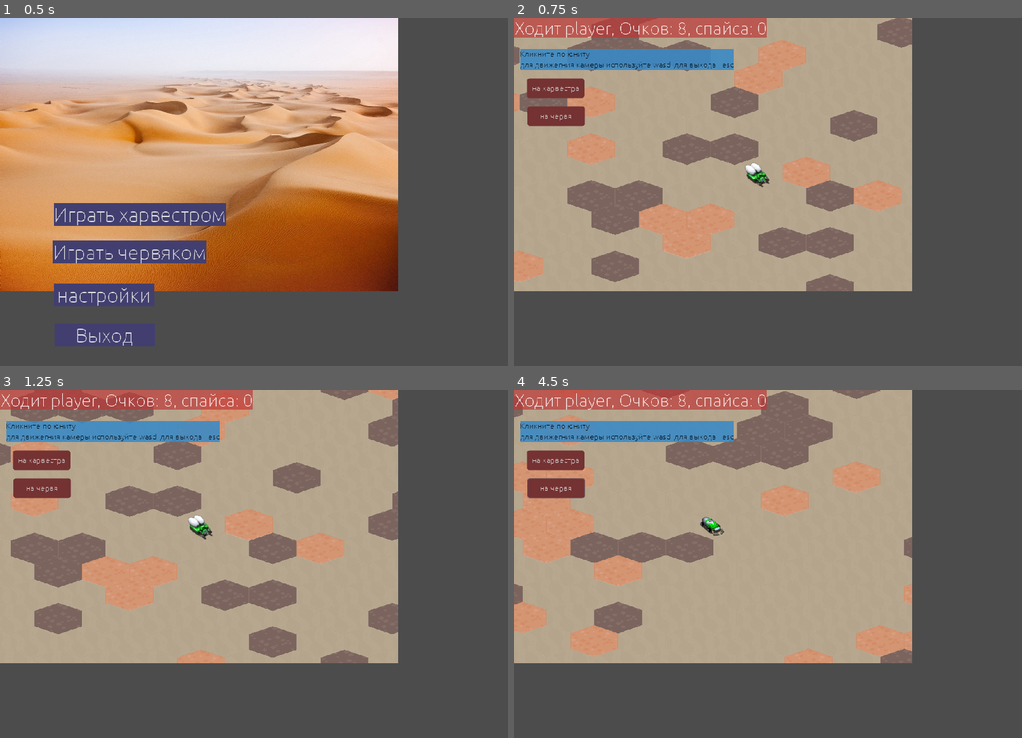
Above: before the commit, frames 1-4 (two rows, left to right).
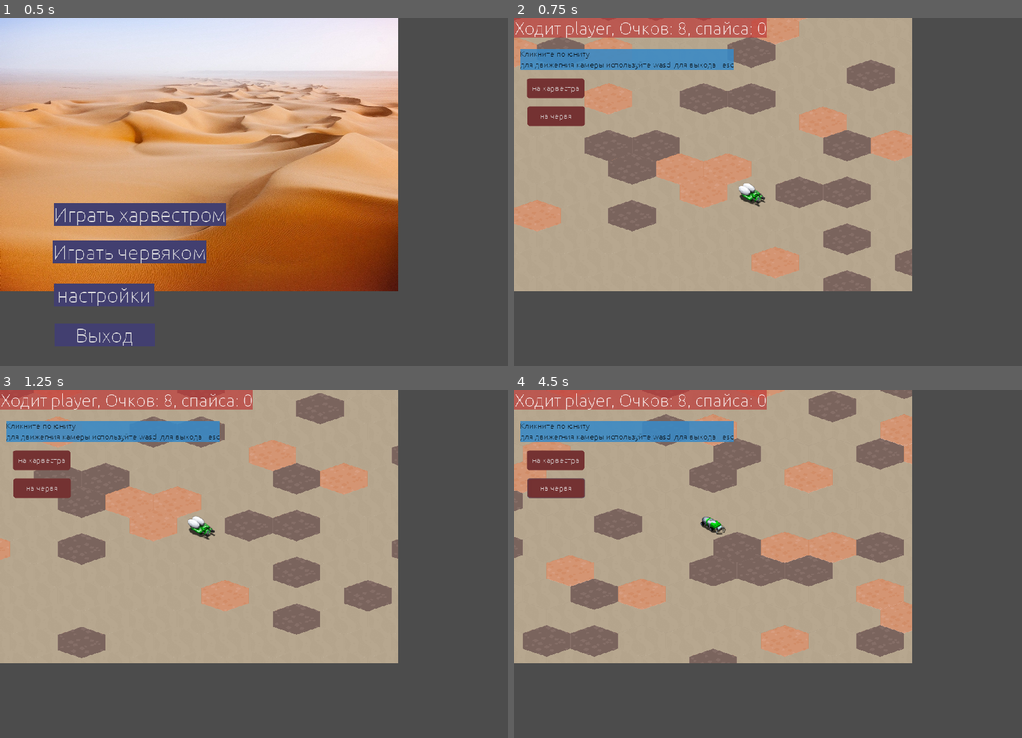
Above: after the commit, the same moments.

Repository: H360ru/araxxes
Game: Godot game, scene res://scenes/game.tscn
Two runs of this game, one before a commit and one after it. Both use one fixed random seed, a clock stepped at 60 frames per second and the inputs below.
Inputs (mouse positions are in pixels of both pictures, inside the frame that each line leads up to):
- Up to frame 1 (0.5 s): no input
- Up to frame 2 (0.75 s): click "Играть харвестром" at 0.5 s
- Up to frame 3 (1.25 s): no input
- Up to frame 4 (4.5 s): tap Enter at 1.25 s; move the mouse to (879, 546) at 1.27 s; hold Right 1.28-2 s; tap V at 1.35, 3.6, 4.35 s; click (879, 546) at 1.42 s; click "на харвестра" at 2 s; click "на червя" at 2.75 s; move the mouse to (666, 581) at 3.52 s; hold Down 3.53-4.28 s; click (666, 581) at 3.67 s; tap Space at 4.25 s; move the mouse to (818, 487) at 4.27 s; hold Right from 4.28 s (still down); click (818, 487) at 4.42 s

Frame 1 is identical in both runs. In frame 2, 22% of the frame differs, in the area x 0-79%, y 0-79%; in frame 3, 21%; in frame 4, 26%.

Commit message:
Доработано
- Скорость юнитов,
- зум камеры,
- меню не заходит теперь за экран,
- поправил кадры
- атаку и защиту

Diff:
--- a/scenes/game.tscn
+++ b/scenes/game.tscn
@@ -1,10 +1,11 @@
-[gd_scene load_steps=13 format=2]
+[gd_scene load_steps=15 format=2]
 
 [ext_resource path="res://scenes/map.tscn" type="PackedScene" id=1]
 [ext_resource path="res://scripts/root.gd" type="Script" id=2]
 [ext_resource path="res://scenes/menu_unit.tscn" type="PackedScene" id=3]
 [ext_resource path="res://fonts/Ubuntu-Th.ttf" type="DynamicFontData" id=4]
 [ext_resource path="res://scenes/menu.tscn" type="PackedScene" id=5]
+[ext_resource path="res://fonts/Ubuntu-M.ttf" type="DynamicFontData" id=6]
 
 [sub_resource type="ViewportTexture" id=1]
 viewport_path = NodePath("Viewport")
@@ -36,6 +37,10 @@
 [sub_resource type="DynamicFont" id=7]
 size = 35
 font_data = ExtResource( 4 )
+
+[sub_resource type="DynamicFont" id=8]
+size = 50
+font_data = ExtResource( 6 )
 
 [node name="Node2D" type="Node2D"]
 script = ExtResource( 2 )
@@ -105,4 +110,18 @@
 "_edit_use_anchors_": false
 }
 
+[node name="gameover" type="Label" parent="."]
+visible = false
+margin_left = 306.0
+margin_top = 293.0
+margin_right = 735.0
+margin_bottom = 334.0
+custom_styles/normal = SubResource( 2 )
+custom_fonts/font = SubResource( 8 )
+custom_colors/font_color = Color( 0, 0, 0, 1 )
+text = "окнец игры"
+__meta__ = {
+"_edit_use_anchors_": false
+}
+
 [node name="main_menu" parent="." instance=ExtResource( 5 )]
--- a/scripts/camera_game.gd
+++ b/scripts/camera_game.gd
@@ -26,6 +26,10 @@
 
 #направлться ли не цель, если нажать передвижения камеры, то на цель двигаться не будет
 var moveToTarget=true
+
+var zoomMax=Vector2(40,40)
+var zoomMin=Vector2(8,8)
+var zoomTarget
 
 
 #Вернуть позицую камеры
@@ -92,6 +96,11 @@
 
 		nodeCamera2d.transform.origin=posc
 
+	#================Зуммирование
+
+	if zoomTarget!=null:
+		nodeCamera2d.zoom+=(zoomTarget-nodeCamera2d.zoom)/10
+
 	pass
 
 
@@ -100,6 +109,7 @@
 	if cooScreen!=null:
 		var sizeC2=getCameraSize()/2
 		return cooScreen-sizeC2
+
 #Установить цель для камеры
 func setTarget(node):
 	self.nodeTarget=node
@@ -110,6 +120,17 @@
 
 	pass
 
+func addZoom():
+	zoomTarget=nodeCamera2d.zoom+Vector2(3,3)
+	zoomTarget.x=min(zoomMax.x,zoomTarget.x)
+	zoomTarget.y=min(zoomMax.y,zoomTarget.y)
+	pass
+
+func removeZoom():
+	zoomTarget=nodeCamera2d.zoom-Vector2(3,3)
+	zoomTarget.x=max(zoomMin.x,zoomTarget.x)
+	zoomTarget.y=max(zoomMin.y,zoomTarget.y)
+	pass
 
 func getCameraSize():
 	var vps=nodeCamera2d.get_viewport().size;
@@ -131,7 +152,13 @@
 
 			emit_signal("onCameraGameClickMap",clickInMap)
 			return false
+		if e.button_index==BUTTON_WHEEL_DOWN && e.pressed:
+			addZoom()
+			pass
+		if e.button_index==BUTTON_WHEEL_UP && e.pressed:
+			removeZoom()
 
+			pass
 	return true
 
 
@@ -155,7 +182,7 @@
 
 	var c=0
 	while true:
-		speedCam.push_back(SpeedM.new(1.0,0.1,0.1,0.0))
+		speedCam.push_back(SpeedM.new(1.0,0.5,0.5,0.0))
 		c+=1
 		if c==keyMove.size():
 			break;
--- a/scripts/cpu.gd
+++ b/scripts/cpu.gd
@@ -29,6 +29,7 @@
 
 					#======Нужно управлять игроком
 
+
 					var tileFrom=null
 					var tileTo=null
 
@@ -43,6 +44,7 @@
 							var unitPlayer=null
 
 							if unitCpu.name=="worm":
+
 								#============Играть за червя
 								#==========Просто идти к направлдению первого юнита врага
 								var unitsPl=units.getUnitsOtherPlayer(player,1)
@@ -102,7 +104,6 @@
 										unitCpu.ended=true
 
 
-
 								pass
 
 							#===============================Ходить если нужно
@@ -110,36 +111,45 @@
 
 								var route=unitCpu.navigator.buildRoute(tileFrom,tileTo,false,-1,true,unitCpu,[unitPlayer])
 								if route!=null:
+
 									#========Проверка ограничений
 									if player.points>0:
+
 										#На скольок можно ходить
 										var hoSteps=unitCpu.getStepsByPoint(player.points)
 										if hoSteps!=null && hoSteps[0]>0:
+
 											if route.tiles.size()>1:
+
 												unitCpu.moveOnRoute(route,hoSteps[0],1)
 												player.minusPoints(hoSteps[1])
-
 
 												unitMove=unitCpu
 
 											else:
-												unitCpu.ended=true
+												endThisUnit(unitCpu)
 											pass
 
 									else:
 										#Нету очков, конец хода для юнита
-										unitCpu.ended=true
+										endThisUnit(unitCpu)
 								else:
 									#Невозможно посториить маршрут
-									unitCpu.ended=true
+
+									endThisUnit(unitCpu)
 						else:
 
 							#Уже нету юнитов для хода
 							pass
 					else:
+
+						#===============Юнит передвигается
+
+
 						if unitMove.isRunning()==false:
-							unitMove.ended=true
-							unitMove=null
+							#===завершение хода юнита
+							endThisUnit(unitMove)
+
 
 
 					#проверка конца хода
@@ -150,5 +160,26 @@
 
 	pass
 
+#Завершить ход юнитом
+func endThisUnit(unitCpu):
+	var units:Units=game.map.units
+	checkAttack(unitCpu,units)
+	unitCpu.ended=true
+	unitMove=null
+	pass
+
+
+#Провекра атаки
+func checkAttack(unit,units):
+	if unit!=null && unit.isRunning()==false:
+		#======Проверка таки
+		if unit.name=="worm":
+			var unitsPl=units.getUnitsOtherPlayer(player,1)
+			if unitsPl!=null && unitsPl.size()>0:
+				#Идем к этому юниту
+				var unitPlayer=unitsPl[0]
+				unit.attackToUnit(unitPlayer)
+	pass
+
 func _init(game).(game):
 	pass
--- a/scripts/dimension.gd
+++ b/scripts/dimension.gd
@@ -2,10 +2,8 @@
 extends Object
 
 
-#===================Для размеров согласно поиткам
+#===================Для размеров согласно плиткам
 
-
-var aspect=1.316872427983539;
 
 var sizeTileX=1920
 var sizeTileY=1458
--- a/scripts/game.gd
+++ b/scripts/game.gd
@@ -33,6 +33,8 @@
 #0 - харвестром, 1 - червяком
 var whoToPlay=0
 
+var labelGameOvet
+
 
 func _init(game,node).(game):
 	game=self
@@ -65,6 +67,8 @@
 	map=MapGame.new(self,node.get_node("Viewport/map"))
 
 	menu=Menu.new(self,node.get_node("main_menu"))
+
+	labelGameOvet=node.get_node("gameover")
 
 	#============
 	calcNodes(node,"checkNode")
@@ -203,7 +207,6 @@
 
 
 
-
 		if tile.name==UI.NAME_TILE_CLOSE:
 			ui.close()
 		if tile.name==UI.NAME_TILE_END:
@@ -215,7 +218,7 @@
 
 			unit.saveSave()
 
-			ui.unit.canMove=true
+			#ui.unit.canMove=true
 			ui.unit.selecTilesForMove()
 			ui.close()
 
@@ -237,7 +240,10 @@
 
 			unit.takeSpace()
 			ui.close()
-
+		if tile.name==UI.NAME_TILE_ATTACK:
+
+			ui.unit.selecTilesForAttack()
+			ui.close()
 
 
 		ui.checkIconsMenuByUnit(ui.unit)
--- a/scripts/manager_map.gd
+++ b/scripts/manager_map.gd
@@ -1,14 +1,23 @@
 class_name ManagerMap
 extends Base
 
-
+#нету выделения
+const SELECT_TYPE_NONE=0
+#для выбора куда двигаться
+const SELECT_TYPE_MOVE=1
+#Выделение пути вдижеия
+const SELECT_TYPE_ROAD=2
+#Для выдекление клеток для атаки
+const SELECT_TYPE_ATTACK=3
 
 #поверхность с плитки
 var tileMapGround:TileMap
 #Для выделения клеток
 var tileMapSelect:TileMap
 
+#Плиток по ширине
 var mapWidth=50
+#Плиток по высоте
 var mapHeight=25
 
 var cameraGame:CameraGame
@@ -16,13 +25,116 @@
 #Заблокированные плитеи на которые нельзя стать
 var blockedTiles:TileBlocks
 
+#констранты SELECT_TYPE_*, какого типа выделение установлено
+var selectType=SELECT_TYPE_NONE
+
+#для какого юнита выдеоено
+var unitSelect
+
+
+
+#Вернуть массив соседних плиток, vec2int - плитка, для которой нужно получить координаты плиток соседей
+func getNightboring(vec2int):
+
+	var vecsTiles:Array=[]
+	if tileMapGround.cell_half_offset==TileMap.HALF_OFFSET_Y:
+		#====
+		var x=vec2int.x-1
+		var y=vec2int.y
+
+		var xt=vec2int.x
+		xt=xt as int
+		if xt%2==0:
+			y-=1
+		vecsTiles.push_back(Vector2(x,y))
+
+		#===
+		x=vec2int.x+1
+		y=vec2int.y
+
+		xt=vec2int.x as int
+
+		if xt%2==0:
+			y-=1
+
+		vecsTiles.push_back(Vector2(x,y))
+
+		#===
+		x=vec2int.x+2
+		y=vec2int.y
+
+
+		vecsTiles.push_back(Vector2(x,y))
+
+		#===
+		x=vec2int.x+1
+		y=vec2int.y
+		xt=vec2int.x as int
+		if xt%2==1:
+			y+=1
+
+		vecsTiles.push_back(Vector2(x,y))
+
+		#===
+		x=vec2int.x-1
+		y=vec2int.y
+		xt=vec2int.x as int
+		if xt%2==1:
+			y+=1
+
+		vecsTiles.push_back(Vector2(x,y))
+
+		#====
+		x=vec2int.x-2
+		y=vec2int.y
+
+		vecsTiles.push_back(Vector2(x,y))
+
+	return vecsTiles
+	pass
+
+
+#Вернуть плитку по клике на карту. Картинка плитки может выходить за границы, поэтому нужен этот метод
+func getTileByPointPix(vecPix):
+
+
+	#Плитка на которую кликнули
+	var vec2int=tileMapGround.world_to_map(vecPix)
+
+
+	#Соседние плитки
+	var dist=9999999
+	var tileSelect=vec2int
+
+	var nightboring=getNightboring(vec2int)
+	if nightboring!=null && nightboring.size()>0:
+		if tileMapGround.cell_half_offset==TileMap.HALF_OFFSET_Y:
+			for nig in nightboring:
+
+				#кордината центра
+				var cooCenterTile=tileMapGround.map_to_world(nig)
+				cooCenterTile=tileMapGround.cell_size/2
+				var centerToClick=cooCenterTile-vecPix
+
+				if centerToClick.length()<=dist:
+					tileSelect=nig
+
+	return tileSelect
+
+	pass
 
 #очистить выделение
 func clearSelect():
+	selectType=SELECT_TYPE_NONE
 	tileMapSelect.clear()
+	unitSelect=null
+
 
 #Выделить плитки idtile типа tile_select_attack
-func setTileSelectRoad(route,idTile,limit):
+func selectTileRoad(route,unit,limit):
+	selectType=SELECT_TYPE_ROAD
+	unitSelect=unit
+
 	if route!=null && route.tiles!=null && route.tiles.size()>0:
 		tileMapSelect.clear()
 		var i=0;
@@ -30,7 +142,7 @@
 			if i<route.tiles.size():
 				var tile=route.tiles[i]
 				if tile!=null:
-					tileMapSelect.set_cell(tile.x,tile.y,idTile)
+					tileMapSelect.set_cell(tile.x,tile.y,Tile.tile_select_move)
 				i+=1
 				if i>=limit:
 					break
@@ -38,6 +150,19 @@
 				break
 	pass
 
+#Выделить плитки для перемещения
+func selectTileMove(route,unit):
+	selectType=SELECT_TYPE_MOVE
+	unitSelect=unit
+
+	setTileSelect(route,Tile.tile_select_move)
+
+#Выделить плитки для перемещения
+func selectTileAttack(route,unit):
+	selectType=SELECT_TYPE_ATTACK
+	unitSelect=unit
+
+	setTileSelect(route,Tile.tile_select_attack)
 
 
 #Выделить плитки idtile типа tile_select_attack
--- a/scripts/map_game.gd
+++ b/scripts/map_game.gd
@@ -94,7 +94,6 @@
 	setInRandomPos(worm)
 
 
-
 	cameraGame.setTarget(harv.node)
 
 
@@ -104,13 +103,13 @@
 #Установить юнита в рандомное место
 func setInRandomPos(unit):
 	if unit!=null:
-		var pos=ransomPosMap()
+		var pos=randomPosMap()
 
 		var tile=manMap.getRandomNotBlockTile(pos,unit)
 		unit.setInTile(tile.x,tile.y)
 
 #получить случайную клетку н карте
-func ransomPosMap():
+func randomPosMap():
 	return Vector2(3+((randf()*(manMap.mapWidth-6)) as int),3+((randf()*(manMap.mapHeight-6)) as int))
 
 #Открыть меню для юнита
@@ -137,10 +136,22 @@
 		if unit!=null:
 			var thisPlayer=game.queue.getThisPlayer()
 
-			#====меню для игркоа за этим компом
+			#==============меню для игркоа за этим компом
 			if thisPlayer!=null && thisPlayer.type==Player.TYPE_PLAYER && unit.player==thisPlayer:
 
+				manMap.clearSelect()
 				openMenuForUnit(unit)
+
+
+
+			#===============для атаки
+			if game.unUnitMenu.unit!=null && game.unUnitMenu.unit.player==thisPlayer:
+				var unitAttack=game.unUnitMenu.unit
+				if unit.player!=thisPlayer && unit.isSafe==false:
+					#====Атака на игрока
+					unitAttack.attackToUnit(unit)
+
+					pass
 
 	pass
 
--- a/scripts/navigator.gd
+++ b/scripts/navigator.gd
@@ -6,6 +6,7 @@
 var checkUnit
 var ignoreTo;
 var ignoreUnits
+var checkBlock
 
 #построить маршрут Route, или вернет null, если этого сделать невозможно
 #limitStep - Использовать для получения карты возможности движения или атака к примеру
@@ -24,6 +25,7 @@
 	checkUnit=unit
 	self.ignoreTo=ignoreTo
 	self.ignoreUnits=ignoreUnits
+	self.checkBlock=checkBlock
 
 	if cellFrom!=-1 && (cellTo!=-1 || ignoreTo):
 
@@ -192,7 +194,7 @@
 
 #Можно ли быть на плитке
 func checkTile(x,y):
-	if game.map.manMap.tileMapGround.get_cell(x,y)!=-1 && game.map.manMap.isTileBlock(x,y)==false && (game.map.manMap.isTileBlockForUnit(x,y,checkUnit,ignoreUnits)==false):
+	if game.map.manMap.tileMapGround.get_cell(x,y)!=-1 && game.map.manMap.isTileBlock(x,y)==false && (game.map.manMap.isTileBlockForUnit(x,y,checkUnit,ignoreUnits)==false || checkBlock==false):
 		return true
 	return false;
 
--- a/scripts/player.gd
+++ b/scripts/player.gd
@@ -3,10 +3,6 @@
 extends Base
 
 
-#Ничего особненого
-const ACTION_DEF=1;
-#Выбор клетки для хода
-const ACTION_SELECT_TILE=2;
 
 #Тип плеера Игрок
 const TYPE_PLAYER=1
@@ -23,8 +19,6 @@
 #Имя игрока, должно быть уникальным среди всех игроков
 var name=""
 
-#Что сейчас делает игрок
-var action=ACTION_DEF
 #Скольок собрано спайса
 var spices=0
 
--- a/scripts/players.gd
+++ b/scripts/players.gd
@@ -19,11 +19,16 @@
 #Вызвать при начале нового тура
 func newTour():
 
+
 	for pl in players:
+
 		#==Новые сочки
 		pl.points=NEW_POINTS_MIN+((randf()*NEW_POINTS_MAX) as int)
+
+
 		#==Юниты должны ходить заново
 		game.map.units.refreshEndedBYPlayer(pl)
+
 	pass
 
 
--- a/scripts/tile.gd
+++ b/scripts/tile.gd
@@ -12,8 +12,7 @@
 const tile_select_attack=0;
 const tile_select_move=1;
 
-#Соотношение сторон тайла w/h
-const aspect=1.316872427983539;
+
 
 
 
--- a/scripts/ui_unit_menu.gd
+++ b/scripts/ui_unit_menu.gd
@@ -102,6 +102,8 @@
 
 		enableByName(UI.NAME_TILE_TAKE,settileTak)
 
+		#=======Атака
+		enableByName(UI.NAME_TILE_ATTACK,unit.player.points>=unit.pointAttack)
 
 	#===========когда выключены все иконки
 	if game.queue.isThisPlayPlayer(unit.player)==false:
@@ -206,9 +208,14 @@
 func checkPosition():
 
 	#==========Что бы меню не выходило за пределы камеры
-	var cam=game.map.cameraGame
-	var camSize=cam.getCameraSize()
-	var posCam=cam.nodeCamera2d.transform.origin
+
+	var vs=node.get_viewport().size
+
+	pos.x=max(sizeTile,pos.x)
+	pos.y=max(sizeTile,pos.y)
+
+	pos.x=min(vs.x-(sizeTile*2),pos.x)
+	pos.y=min(vs.y-(sizeTile*2),pos.y)
 
 
 
--- a/scripts/unit.gd
+++ b/scripts/unit.gd
@@ -35,6 +35,8 @@
 var route
 #последний маршрут для передвижения
 var routeSelectMove
+#последний маршрут для атаки
+var routeSelectAttack
 
 var states:UnitStates
 
@@ -51,7 +53,7 @@
 var moveX2Point
 
 #Атака очков на 2 клеки
-var pointArrack
+var pointAttack
 #Собрать спайс
 var pointSpice
 #защититься
@@ -61,12 +63,45 @@
 var hoSteps
 
 #Можно ли двигаться при клике
-var canMove=false
+#var canMove=false
 
 #Заблокированная плитка
 var blockTile:Vector2
 
-
+#дальность атаки
+var attackLen=1;
+
+#координаты плитки при сотановке юнита. Она получается при остановке 1 раз vec2int
+var stopTile
+
+
+
+#9попробовать атаковать юнита
+func attackToUnit(unit):
+
+	selecTilesForAttack()
+	if routeSelectAttack!=null && unit.isSafe==false:
+
+		#==обчки
+		if player.points>=pointAttack:
+
+			#==Дальность
+			var tileUnit=unit.getTileUnit()
+			if tileUnit!=null:
+
+				var stepToAttack=routeSelectAttack.containTile(tileUnit)
+
+				if stepToAttack!=-1 && stepToAttack+1<=attackLen:
+
+					#===Временное
+					game.labelGameOvet.visible=true
+
+
+#Вызывается при остановке юнита
+func onUnitStop():
+	stopTile=getTileUnit()
+	game.map.manMap.blockTile(self)
+	pass
 
 
 #на кой плите юнит
@@ -129,8 +164,22 @@
 		if hoSteps!=null:
 			if hoSteps[0]<4:
 				hoSteps[0]+=1
-			routeSelectMove=getTilesMap(hoSteps[0],self)
-			game.map.manMap.setTileSelect(routeSelectMove,Tile.tile_select_move)
+			routeSelectMove=getTilesMap(hoSteps[0],self,true)
+			game.map.manMap.selectTileMove(routeSelectMove,self)
+
+			pass
+	pass
+
+#Выделить плитки для атаки
+func selecTilesForAttack():
+
+	if player!=null:
+
+
+		if player.points>=pointAttack:
+
+			routeSelectAttack=getTilesMap(attackLen+1,self,false)
+			game.map.manMap.selectTileAttack(routeSelectAttack,self)
 
 			pass
 	pass
@@ -193,21 +242,25 @@
 func isRunning():
 	return uMove.end==false
 
+
 #Установить юнит в плитку
 func setInTile(x,y):
 
 	var cooPix=game.map.manMap.getCenterTile(Vector2(x,y))
 	uMove.pos=game.map.di.pixToM(cooPix)
 
+	onUnitStop()
+
+
 	pass
 
 
 #Вернуть плитки дял атаки или передвижения
-func getTilesMap(limitStep,unit):
+func getTilesMap(limitStep,unit,checkBlock):
 
 	var cooPam=getUnitTileCenter()
 
-	var route:Route=self.navigator.buildRoute(cooPam,cooPam+Vector2(99999,99999),true,limitStep,true,unit);
+	var route:Route=self.navigator.buildRoute(cooPam,cooPam+Vector2(99999,99999),checkBlock,limitStep,true,unit);
 	return route;
 
 	pass
@@ -304,7 +357,7 @@
 func getFrame():
 	if rotationFrames!=null && rotationFrames.size()>0:
 
-		var rad=uMove.direction.angle_to(Vector2(1,0))
+		var rad=uMove.direction.rotated(-(PI/2)/rotationFrames.size()*2).angle_to(Vector2(1,0))
 
 
 		rad-=(PI/2)
@@ -313,6 +366,9 @@
 		if rad<0:
 			frame=rotationFrames.size()-abs(frame)
 
+
+		frame=min(rotationFrames.size()-1,frame)
+		frame=max(0,frame)
 
 		return rotationFrames[frame]
 
@@ -340,10 +396,13 @@
 		moveX1Point=1
 		moveX2Point=3
 
-		pointArrack=999999
+		pointAttack=999999
 
 		pointSafe=2
 		pointSpice=1
+
+		#Скорость
+		uMove.speed.maxSpeed=15
 
 	if name=="worm":
 		moveX1Len=5
@@ -351,10 +410,14 @@
 		moveX1Point=1
 		moveX2Point=3
 
-		pointArrack=3
+		pointAttack=3
 
 		pointSafe=9999999
 		pointSpice=99999
 
-
-	pass
+		#Скорость
+		uMove.speed.maxSpeed=10
+		uMove.speed.speedDown=1
+
+
+	pass
--- a/scripts/unit_move.gd
+++ b/scripts/unit_move.gd
@@ -94,11 +94,13 @@
 		speed.move=false
 
 	var moveadd=direction.normalized()*speed.thisSpeed
+
 	pos+=moveadd
 
-	#=====Остановка
-	if moveadd.length()<0.01:
+	#=======Остановка
+	if moveadd.length()<0.001:
 		if stopped==false:
+			unit.onUnitStop()
 			emit_signal("onUnitMoveStop",self.unit)
 		stopped=true
 	else:
--- a/scripts/units.gd
+++ b/scripts/units.gd
@@ -16,6 +16,17 @@
 
 
 
+#Вернуть юниты а плитке
+func getUnitsInTile(vec2int):
+	var unitsInTile:Array=[]
+	if vec2int!=null && vec2int is Vector2:
+		for chu in arrUnits:
+			if chu!=null && chu.stopTile!=null:
+				if chu.stopTile==vec2int:
+					unitsInTile.push_back(chu)
+
+	return unitsInTile
+	pass
 
 #Вернуть юнита по имени
 func getByName(name):
@@ -25,13 +36,14 @@
 				return u
 
 
-#Обновить возможность ходить юнитам
+#Установка парамеитров в начале хода
 func refreshEndedBYPlayer(player):
 	if player!=null:
 		for u in arrUnits:
 			if u!=null:
 				if u.player==player:
 					u.ended=false
+					u.isSafe=false
 					#Очистить состояния
 					u.states.clear()
 
@@ -143,12 +155,6 @@
 
 func onUnitMoveStop(unit):
 	#Бллокировака кетки
-	game.map.manMap.blockTile(unit)
-
-	pass
-
-#Вызывается при начале окончания движения
-func onUnitMoveFinished(unit):
 	if unit!=null:
 		var idU=unitsMove.find(unit)
 		if idU!=-1:
@@ -158,6 +164,12 @@
 	game.map.manMap.clearSelect()
 
 	game.refreshPlayerLabel(unit.player)
+
+	pass
+
+#Вызывается при начале окончания движения
+func onUnitMoveFinished(unit):
+
 
 	pass
 
@@ -185,7 +197,7 @@
 
 	var player=game.queue.getThisPlayer()
 	var inMap=game.map.manMap.getCooTile(vec2d)
-
+	#var inMap=game.map.manMap.getTileByPointPix(vec2d)
 	var nextEvent=true
 
 	for unit in arrUnits:
@@ -195,23 +207,24 @@
 				nextEvent=false
 
 
-	#=====================провера начала перемещения юнита
+	#=====================провера клика по выделениям
 	if nextEvent && player!=null:
-		if game.unUnitMenu.unit!=null && game.unUnitMenu.unit.canMove:
-
-			var unit=game.unUnitMenu.unit
+		#===========перемещения юнита
+		var unit=game.unUnitMenu.unit
+		if unit!=null && game.map.manMap.selectType==ManagerMap.SELECT_TYPE_MOVE && unit==game.map.manMap.unitSelect:# game.unUnitMenu.unit.canMove:
+
+
 			#на выделенной плитке ли кликнули
 			var routeSelect=unit.routeSelectMove
 			if routeSelect!=null:
 
 				var hoSteps=unit.hoSteps
 
-
 				var indexStep=routeSelect.containTile(inMap)
 				if indexStep!=-1:
 
 					#передвижение
-					unit.canMove=false
+					#unit.canMove=false
 					unit.moveToTile(vec2d,-1)
 					game.unUnitMenu.close()
 
@@ -221,6 +234,21 @@
 
 
 
+		if unit!=null && game.map.manMap.selectType==ManagerMap.SELECT_TYPE_ATTACK && unit==game.map.manMap.unitSelect:# game.unUnitMenu.unit.canMove:
+			#======проверка выбора атаки
+			var routeSelect=unit.routeSelectAttack
+			if routeSelect!=null:
+
+				var indexStep=routeSelect.containTile(inMap)
+				if indexStep!=-1:
+					#поиск врага в плитке
+					var units=game.map.units.getUnitsInTile(inMap)
+					if units!=null && units.size()>0:
+						pass
+					pass
+
+			pass
+
 
 
 
@@ -235,13 +263,13 @@
 			u.run(delta)
 
 
-	#=======Выделение маршрута
+	#=======Выделение маршрута для движещихся юнитов
 	if unitsMove!=null && unitsMove.size()>0:
 		var forUnitSleect=unitsMove[unitsMove.size()-1]
 		if forUnitSleect.isRunning():
 			if forUnitSleect.route!=null && forUnitSleect.uMove.movePoints!=null:
 				var limit=forUnitSleect.uMove.movePoints.size()
-				game.map.manMap.setTileSelectRoad(forUnitSleect.route,Tile.tile_select_move,limit)
+				game.map.manMap.selectTileRoad(forUnitSleect.route,forUnitSleect,limit)
 				pass
 
 		pass
Not shown, removed: sounds/ui/electric.wav.import
Not shown, removed: sounds/ui/machine.wav.import
Not shown, removed: sounds/ui/electric.wav
Not shown, removed: sounds/ui/machine.wav
